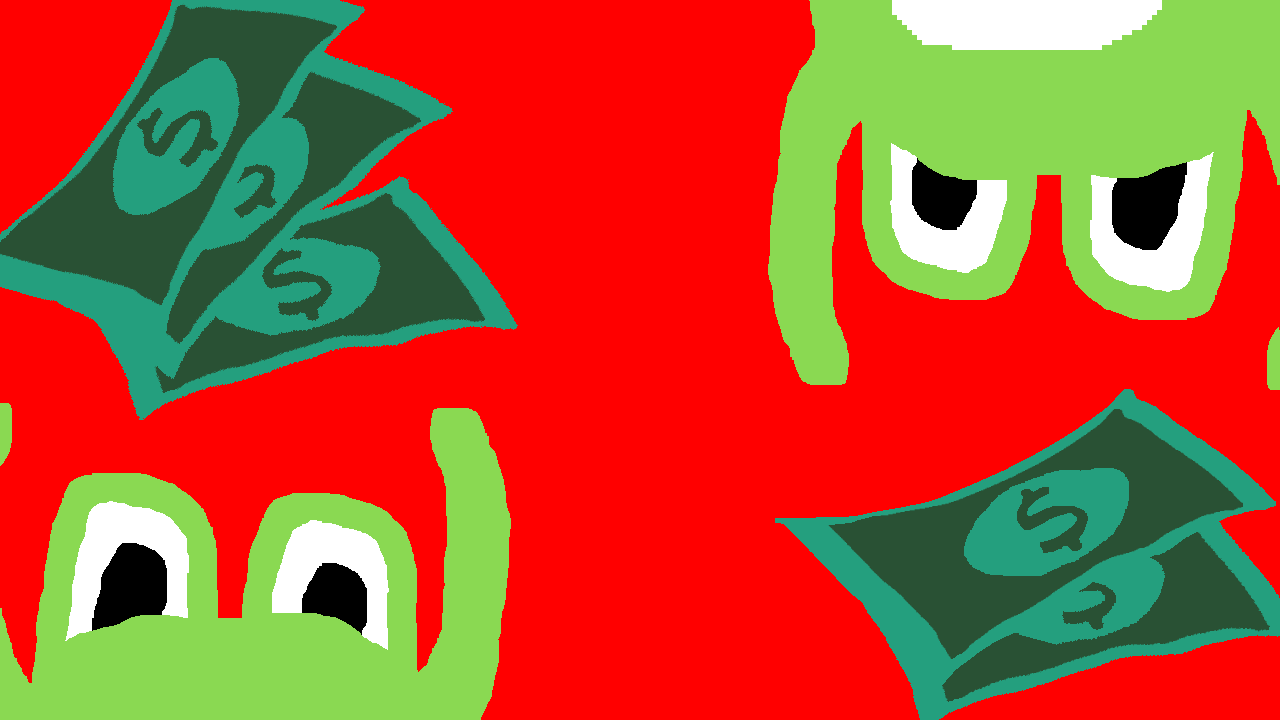
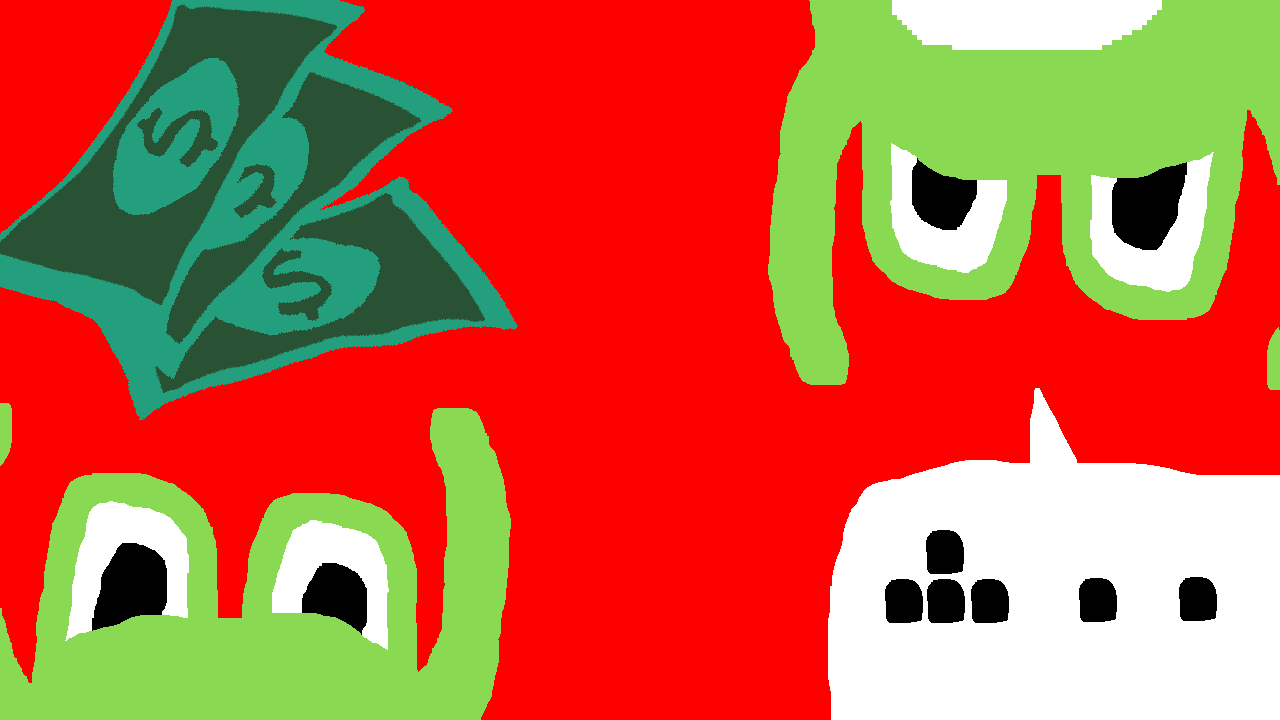
Two versions of the same layered image (1280 x 720). Layer-by-layer changes:
added layer "Layer 8 copy 5" above "Layer 8 copy 4" over [1179, 577, 1217, 621]
renamed "Layer 6 copy" to "Layer 8 copy 4", painted on it over [1047, 556, 1117, 630]
added layer "Layer 8 copy 3" above "Layer 8 copy 2" over [885, 579, 923, 623]
renamed "Layer 5 copy" to "Layer 8 copy 2", painted on it over [971, 546, 1165, 645]
removed layer "Layer 4 copy 3" over [863, 502, 1270, 702]
removed layer "Layer 4 copy 2" over [813, 485, 1280, 720]
added layer "Layer 8 copy" above "Layer 8" over [927, 579, 965, 623]
added layer "Layer 8" above "Layer 7" over [926, 530, 964, 574]
renamed "Layer 5" to "Layer 7", moved it above "Layer 6", painted on it over [828, 388, 1280, 720]
removed layer "Layer 4 copy" over [828, 409, 1243, 659]
removed layer "Layer 4" over [775, 389, 1276, 691]
hid "Layer 6", moved it above "Background copy 2", painted on it over [775, 389, 1280, 720]
